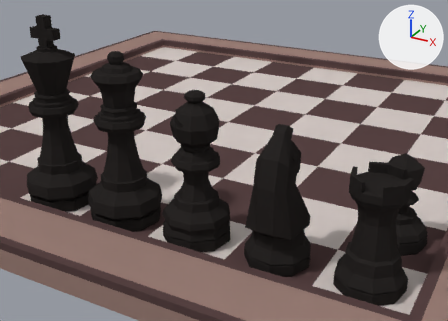
Two versions of the Blender file Assets/Models/Chess.blend, one commit apart.
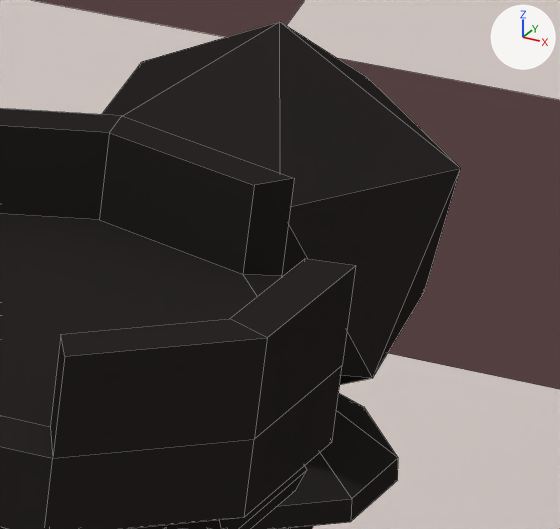
The first picture shows the older version from a camera (50 mm lens) standing at (4.733, -8.752, 3.646) and looking at (1.631, -3.112, 0.826). The close-ups show both versions on the part from 84% to 97% of the width and 47% to 64% of the height of that picture. The axes (+X, +Y, +Z) are drawn at upper right. The lights are the same throughout. The close-ups show mesh edges as thin lines.

The first close-up shows 'Board', 'Pawn', 'Rook'.
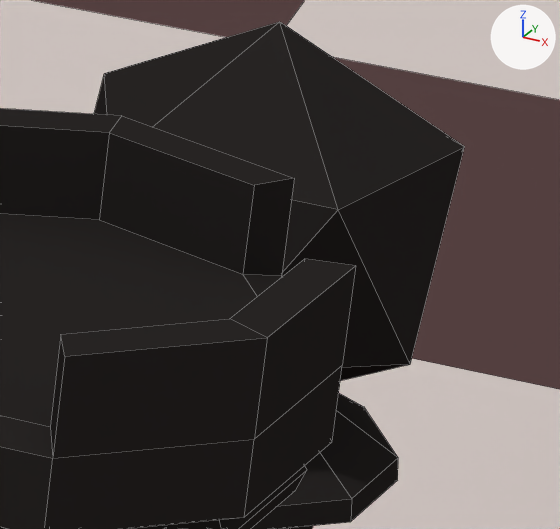
Changed parts and their boxes (x1, y1, x2, y2) in the close-ups (560 x 529 px; the box of a moved part takes in the faces that stretch with it):
'Pawn', reshaped
    before: (102, 21, 460, 529)
    after: (94, 21, 465, 529)
part 1 of me_pawn, moved or reshaped
    before: (102, 21, 460, 385)
    after: (94, 21, 465, 381)

The change, as a list of edits to the scene's bpy script:
```text
Change me_pawn:
    where me_pawn.from_pydata(...)  # 138 vertices, 138 faces; spans x -0.336..0.336, y 0.0..1.072, z -0.341..0.32
    used by ob_pawn; location = (3.5, -2.5, 0.0); rotation_euler = (1.571, 0.0, 0.0), in degrees (90, 0, 0)
    me_pawn part 1: the loose piece of 12 vertices spanning x -0.211..0.211, y 0.601..1.072, z -0.2..0.2 is turned 16.7 degrees about the y axis through its middle
```
